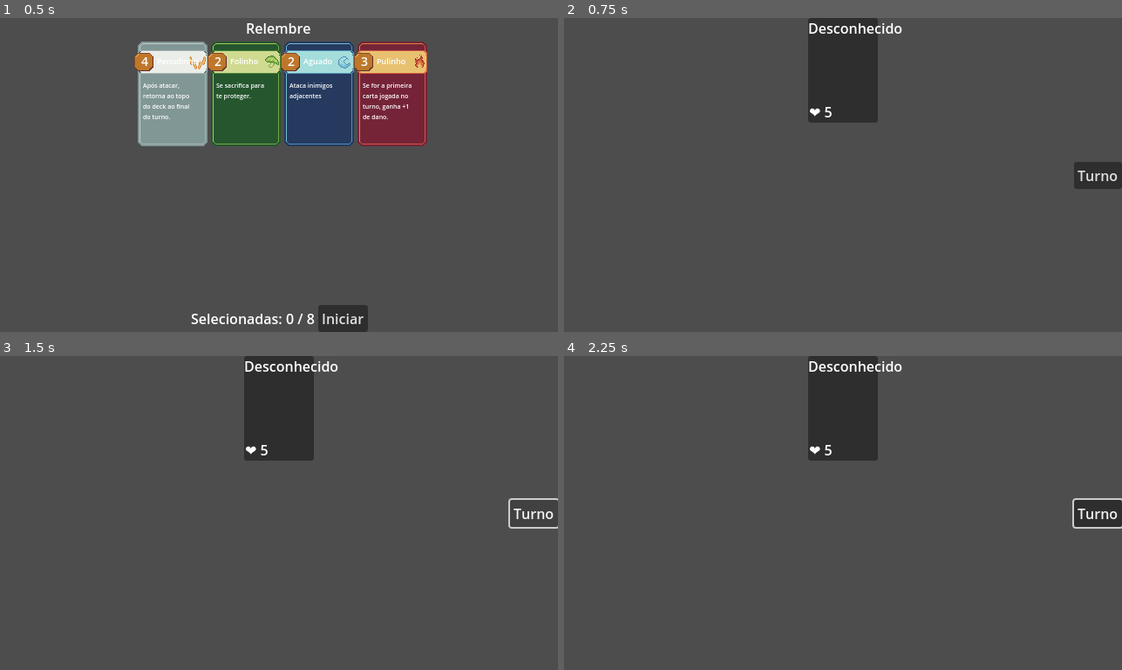
Above: before the commit, frames 1-4 (two rows, left to right).
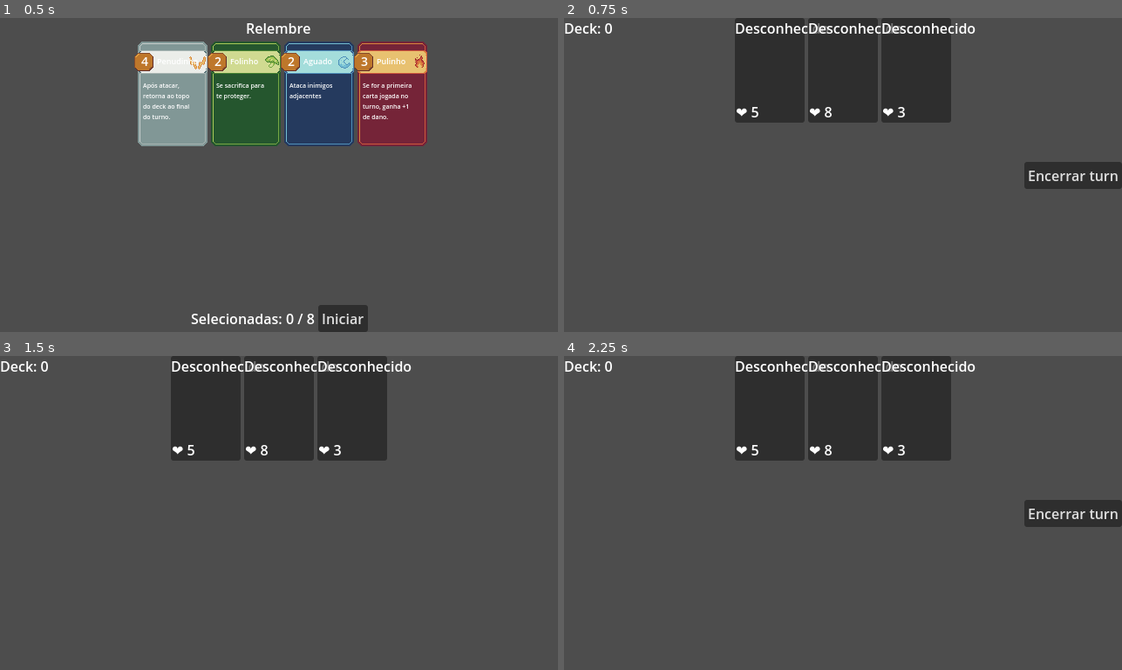
Above: after the commit, the same moments.

Repository: JonathanGoveira/CardGameTemplateGodot
Game: Godot game, scene res://scenes/pre_run_deck_selector.tscn
Two runs of this game, one before a commit and one after it. Both use one fixed random seed, a clock stepped at 60 frames per second and the inputs below.
Inputs (mouse positions are in pixels of both pictures, inside the frame that each line leads up to):
- Up to frame 1 (0.5 s): no input
- Up to frame 2 (0.75 s): click "Iniciar" at 0.5 s
- Up to frame 3 (1.5 s): click "Turno" (after the commit: "Encerrar turn") at 1.25 s
- Up to frame 4 (2.25 s): move the mouse to (965, 497) at 2.02 s; click (965, 497) at 2.17 s

Frame 1 is identical in both runs. In frame 2, 9.4% of the frame differs, in the area x 0-100%, y 0-55%; in frame 3, 8.7%; in frame 4, 9.5%.

Commit message:
Atualizando a logica de deck

Diff:
--- a/cardgametemplate/scenes/battle/battle_scene.tscn
+++ b/cardgametemplate/scenes/battle/battle_scene.tscn
@@ -7,6 +7,10 @@
 [node name="GameManager" type="Node"]
 
 [node name="UIManager" type="CanvasLayer" parent="."]
+
+[node name="DeckVida" type="Label" parent="UIManager"]
+offset_right = 40.0
+offset_bottom = 23.0
 
 [node name="AudioManager" type="Node" parent="."]
 
@@ -36,8 +40,17 @@
 [node name="Inimigo" parent="board/Enemies" instance=ExtResource("3_pu738")]
 layout_mode = 2
 
+[node name="Inimigo2" parent="board/Enemies" instance=ExtResource("3_pu738")]
+layout_mode = 2
+vida = 8
+
+[node name="Inimigo3" parent="board/Enemies" instance=ExtResource("3_pu738")]
+layout_mode = 2
+vida = 3
+
 [node name="PlayerDeck" parent="board" instance=ExtResource("2_pu738")]
 mao_container = NodePath("../PlayerHand")
+deck_vida_label_path = NodePath("../../UIManager/DeckVida")
 
 [node name="PlayerHand" type="HBoxContainer" parent="board"]
 layout_mode = 1
@@ -64,4 +77,6 @@
 offset_bottom = 15.5
 grow_horizontal = 0
 grow_vertical = 2
-text = "Turno"
+text = "Encerrar turn"
+
+[connection signal="pressed" from="board/Button" to="TurnManager" method="_on_button_pressed"]
--- a/cardgametemplate/scripts/battle/deck_manager.gd
+++ b/cardgametemplate/scripts/battle/deck_manager.gd
@@ -3,7 +3,9 @@
 
 @export var carta_base_scene: PackedScene
 @export var mao_container: NodePath = "Board/PlayerHand"
-@export var max_cartas_mao: int = 5
+@export var max_cartas_mao: int = 3
+@export var deck_vida_label_path: NodePath
+
 
 # Cartas iniciais reais do deck
 @export var cartas_iniciais: Array[Resource]  # Esperado: CardData
@@ -18,6 +20,7 @@
 		deck.append(copia)
 
 	comprar_cartas(max_cartas_mao)
+	atualizar_label_vida()
 
 func comprar_cartas(qtd: int):
 	var mao_node = get_node(mao_container)
@@ -29,12 +32,40 @@
 
 		var dados = deck.pop_front()
 		var carta = carta_base_scene.instantiate()
-		carta.dados = dados  # CardBase.gd deve ter um @export var dados: CardData
+		carta.dados = dados
+
+		# 🔗 Aqui conectamos o sinal da carta
+		carta.connect("carta_jogada", self._on_carta_jogada)
+
+
 		cartas_na_mao.append(carta)
 		mao_node.add_child(carta)
 
-func ofertar_carta(carta: CardBase):
-	cartas_na_mao.erase(carta)
-	get_node(mao_container).remove_child(carta)
+
+func _on_carta_jogada(carta: CardBase):
+	print("DeckManager detectou que a carta foi jogada: ", carta.dados.nome)
+	remover_da_mao(carta)
+	# Coloca os dados no final do deck
 	deck.append(carta.dados)
-	carta.queue_free()
+
+func remover_da_mao(carta: CardBase):
+	if carta in cartas_na_mao:
+		cartas_na_mao.erase(carta)
+
+
+#func ofertar_carta(carta: CardBase):
+#	cartas_na_mao.erase(carta)
+#	get_node(mao_container).remove_child(carta)
+#	deck.append(carta.dados)
+#	carta.queue_free()
+
+func iniciar_turno_jogador():
+	var qtd_faltando = max_cartas_mao - cartas_na_mao.size()
+	if qtd_faltando > 0:
+		comprar_cartas(qtd_faltando)
+	print("entrou para comprar cartas ", deck.size(), " ", cartas_na_mao.size())
+
+
+func atualizar_label_vida():
+	var label = get_node(deck_vida_label_path)
+	label.text = "Deck: " + str(deck.size() + cartas_na_mao.size())
--- a/cardgametemplate/scripts/battle/enemy_battle.gd
+++ b/cardgametemplate/scripts/battle/enemy_battle.gd
@@ -30,5 +30,4 @@
 			atualizar_vida()
 
 		# Remove carta do campo
-		data.get_parent().remove_child(data)
-		data.queue_free()  # ou retornar_ao_deck() se preferir reaproveitar
+		data.jogar()
--- a/cardgametemplate/scripts/cards/card_base.gd
+++ b/cardgametemplate/scripts/cards/card_base.gd
@@ -4,6 +4,7 @@
 @export var dados: CardData
 var habilidade: int
 var mana_acoplada: int = 0
+signal carta_jogada(carta: CardBase)
 
 func _ready() -> void:
 	atualizar_ui()
@@ -26,6 +27,11 @@
 	$dano.text = str(dados.dano_base)
 	$descricaoDom.text = dados.descricao_dom
 
+func jogar():
+	print("Carta jogada:", dados.nome)
+	emit_signal("carta_jogada", self)
+	queue_free()
+
 # Início do drag
 func _get_drag_data(at_position: Vector2) -> Variant:
 	print("Iniciando drag da carta: ", dados.nome)
--- a/cardgametemplate/scripts/cards/turn_manager.gd
+++ b/cardgametemplate/scripts/cards/turn_manager.gd
@@ -15,6 +15,11 @@
 	iniciar_turno_jogador()
 
 func iniciar_turno_jogador():
+
+	var deck = get_node(deck_manager_path)
+	if deck.has_method("iniciar_turno_jogador"):
+		deck.iniciar_turno_jogador()
+
 	fase_atual = Fase.JOGADOR
 	print("▶️ Turno do jogador")
 	get_node(botao_encerrar_turno_path).show()
@@ -23,20 +28,27 @@
 	if fase_atual != Fase.JOGADOR:
 		return
 
+	print("🛑 Jogador encerrou o turno.")
 	get_node(botao_encerrar_turno_path).hide()
 	fase_atual = Fase.INIMIGOS
-	iniciar_turno_inimigos()
+	await iniciar_turno_inimigos()
 
-func iniciar_turno_inimigos():
+func iniciar_turno_inimigos() -> void:
 	print("☠️ Turno dos inimigos")
 
 	var inimigos = get_node(enemy_board_path).get_children()
 	var deck = get_node(deck_manager_path)
 
 	for inimigo in inimigos:
-		if inimigo.has_method("get_dano"):
-			var dano = inimigo.get_dano()
-			deck.sofrer_dano(dano)
+		#if inimigo.has_method("get_dano"):
+		#	var dano = inimigo.get_dano()
+		#	print("Inimigo causa", dano, "de dano ao deck.")
+		#	deck.sofrer_dano(dano)
+		#	await get_tree().create_timer(0.5).timeout  # Delay entre ataques
+		print(inimigo, " Agindo")
+	await get_tree().create_timer(0.8).timeout
+	iniciar_turno_jogador()
 
-	await get_tree().create_timer(1.0).timeout  # Delay simbólico
-	iniciar_turno_jogador()
+
+func _on_button_pressed() -> void:
+	encerrar_turno_jogador()
